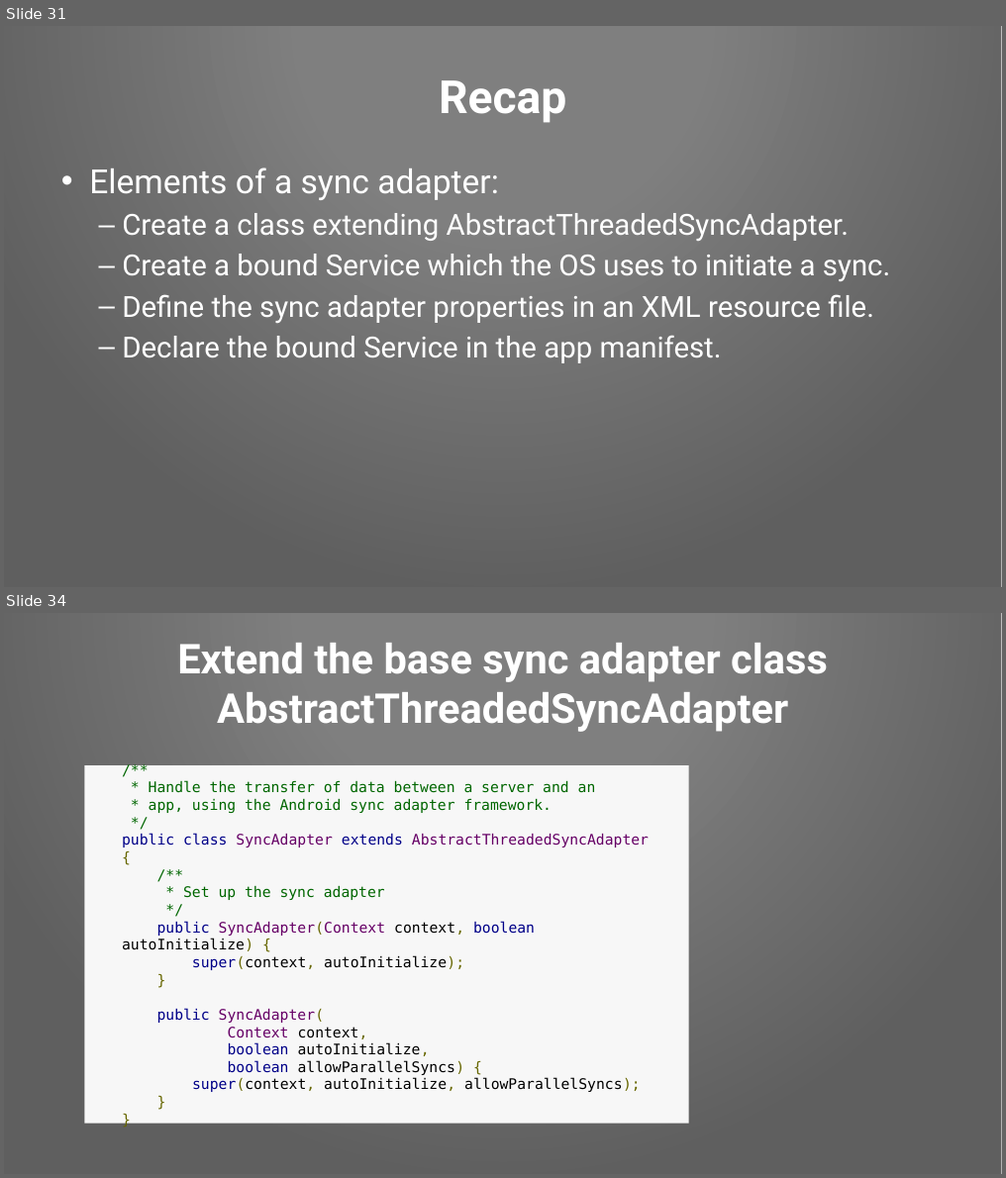
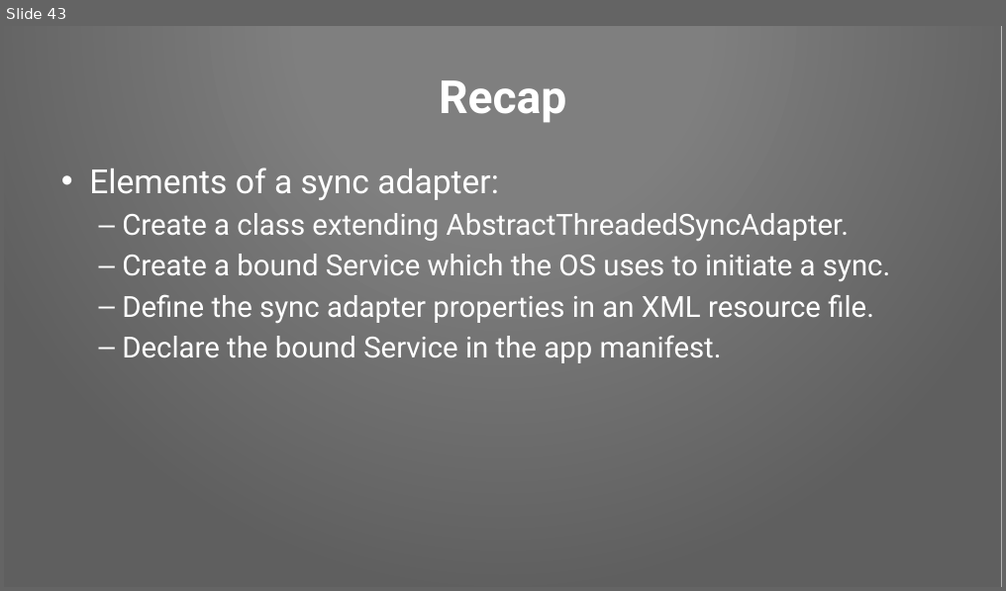
Before and after one commit to Pixplicity/sync-demo, a slide deck: I've been doing some syncing.pptx. Shown one above the other, each under a label of ours: slides 31 and 34 before the commit, slide 43 after it; the slides between them are not shown. The pictures are 1006x1178 and 1006x591 pixels, drawn with LibreOffice and Linux fonts; fonts in the diff are those of the drawing; background and template pictures are left out. Boxes give left, top, right and bottom in pixels: in the first picture for what was removed or moved away, otherwise in the second. Text is boxed around its words. In the diff, an @@ line names an element or a change of style, - is before the commit and + after.

Commit message:
extended on AccountAuthenticator and service, and many other improvements

```diff
--- a/I've been doing some syncing.pptx
+++ b/I've been doing some syncing.pptx
@@ slide 34 removed at bbox=[4, 613, 1002, 1174], background picture (left out); not listed: 1 template element that a slide beside it also shows @@
@@ title removed at bbox=[177, 643, 828, 732] @@
-Extend the base sync adapter class AbstractThreadedSyncAdapter
@@ text removed at bbox=[85, 761, 689, 1128] @@
-/**
-* Handle the transfer of data between a server and an
-* app, using the Android sync adapter framework.
-*/
-public class SyncAdapter extends AbstractThreadedSyncAdapter {
-/**
-* Set up the sync adapter
-*/
-public SyncAdapter(Context context, boolean autoInitialize) {
-super(context, autoInitialize);
-}
-public SyncAdapter(
-Context context,
-boolean autoInitialize,
-boolean allowParallelSyncs) {
-super(context, autoInitialize, allowParallelSyncs);
-}
-}
@@ what was slide 31 is now slide 43 @@
```
Also in this commit, not shown: 15 slides changed, 16 slides added, 3 other slides removed.
